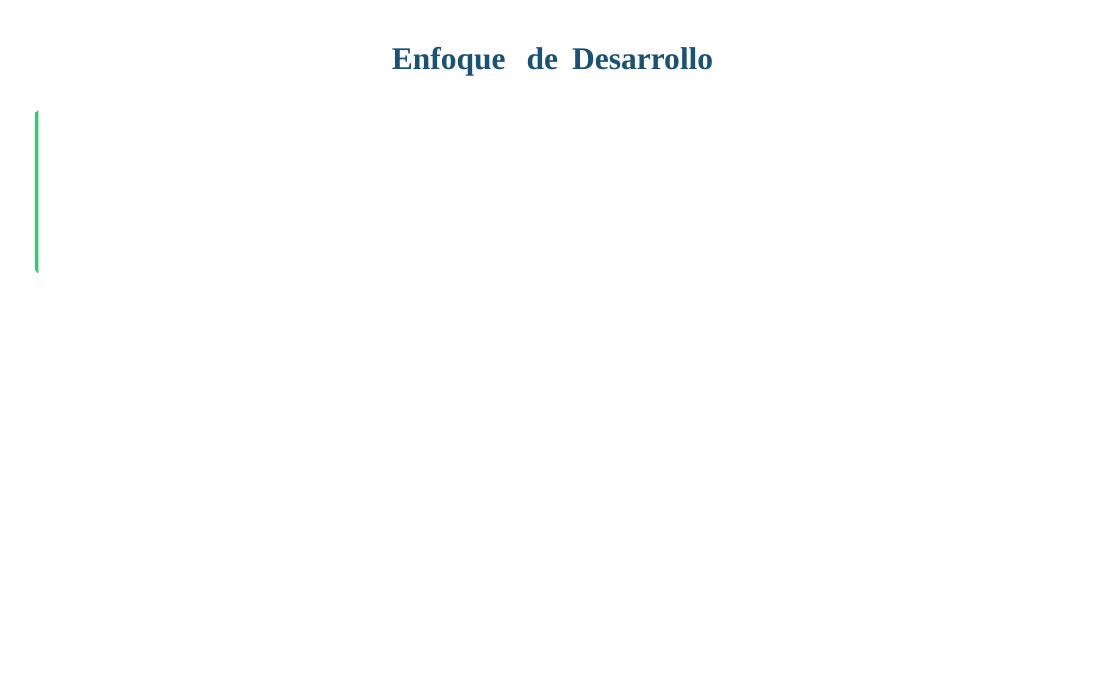
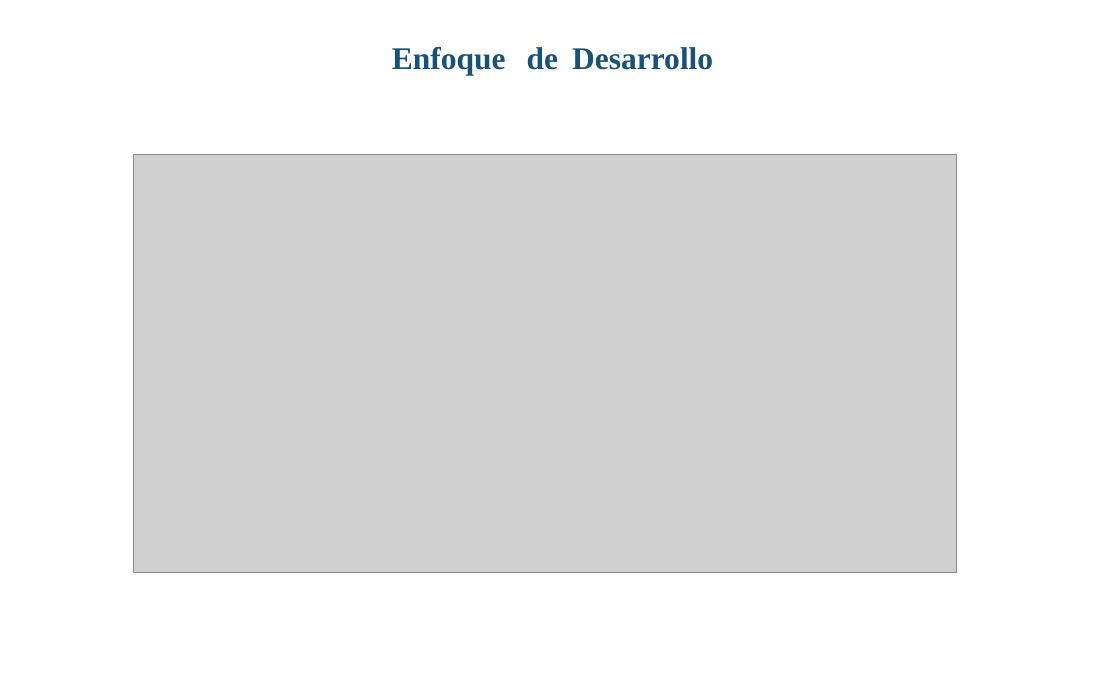
Before and after one commit to aquipe99/Proyecto, a slide deck: slide 9 of Sis_Reservas_Alex.pptx. Drawn at 1120x700 pixels with LibreOffice and Linux fonts; fonts in the diff are those of the drawing; grey boxes stand for pictures. Boxes give left, top, right and bottom in pixels: in the first picture for what was removed or moved away, otherwise in the second. Text is boxed around its words. In the diff, an @@ line names an element or a change of style, - is before the commit and + after.

```diff
--- a/Sis_Reservas_Alex.pptx
+++ b/Sis_Reservas_Alex.pptx
@@ freeform shape removed at <box>35,110,539,273</box> @@
@@ picture added at <box>133,154,956,572</box> @@
```
Also in this commit, not shown: 3 other slides changed, 3 slides added, 2 slides removed, 1 other file.
